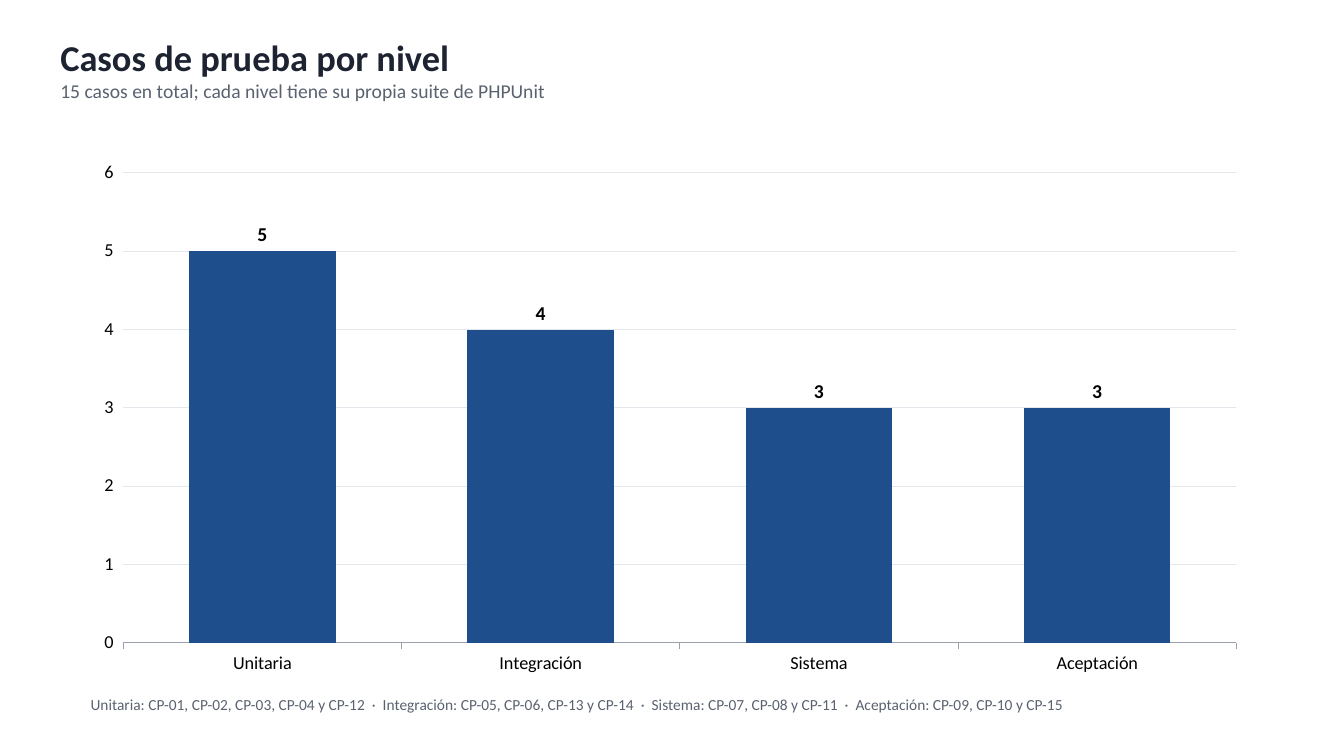
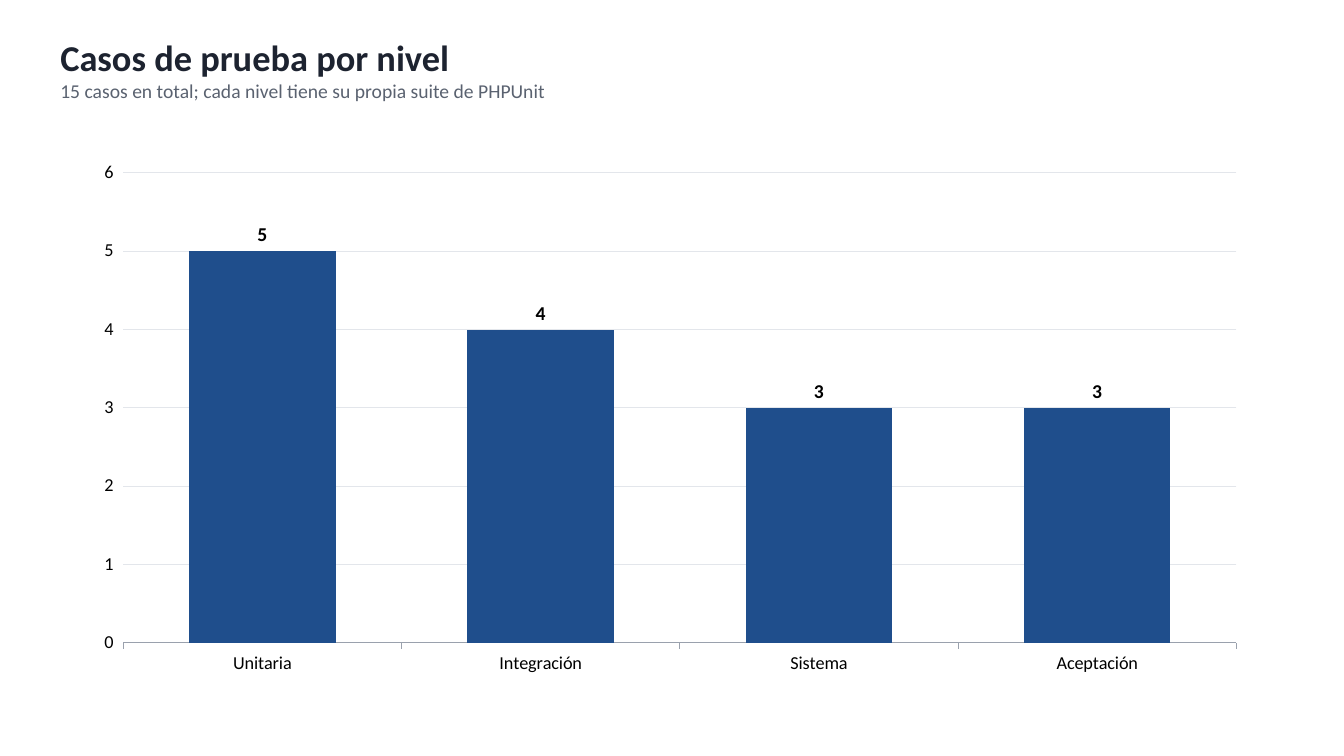
Before and after one commit to azharsonix/sistema-inventario-actividad-2, a slide deck: slide 8 of docs/Segunda parte/Diagramas - Segunda parte.pptx. Drawn at 1344x756 pixels with LibreOffice and Linux fonts; fonts in the diff are those of the drawing. Boxes give left, top, right and bottom in pixels: in the first picture for what was removed or moved away, otherwise in the second. Text is boxed around its words. In the diff, an @@ line names an element or a change of style, - is before the commit and + after.

```diff
--- a/docs/Segunda parte/Diagramas - Segunda parte.pptx
+++ b/docs/Segunda parte/Diagramas - Segunda parte.pptx
@@ text removed at <box>91,699,1062,713</box> @@
-Unitaria: CP-01, CP-02, CP-03, CP-04 y CP-12 · Integración: CP-05, CP-06, CP-13 y CP-14 · Sistema: CP-07, CP-08 y CP-11 · Aceptación: CP-09, CP-10 y CP-15
```
Also in this commit, not shown: 7 other slides changed, 12 other files.
